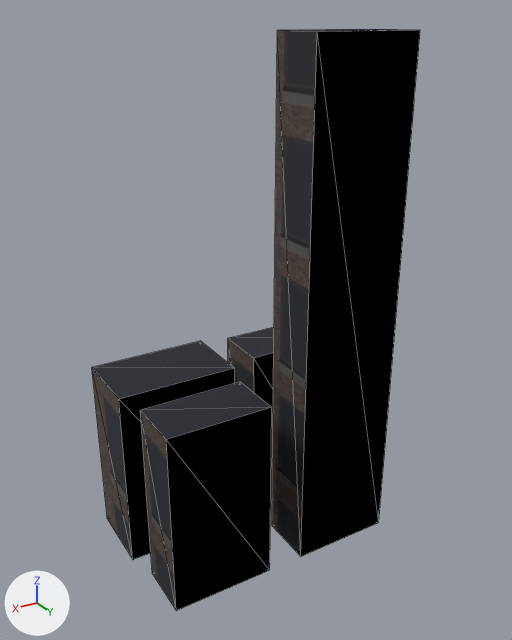
A saved change to the glTF model assets/models/city_block_12345_6_12.glb.
Both versions are drawn from a 50 mm camera at (5.07, 8.72, 8.18) aimed at (-0.1, 0.1, 3.87). The axes (+X, +Y, +Z) are drawn at lower left. The lights are the same throughout. The picture after the commit comes second. Mesh edges are drawn as thin lines. Vertices at exactly the same position are counted once.

Names of what the first picture shows: 'block_12'.
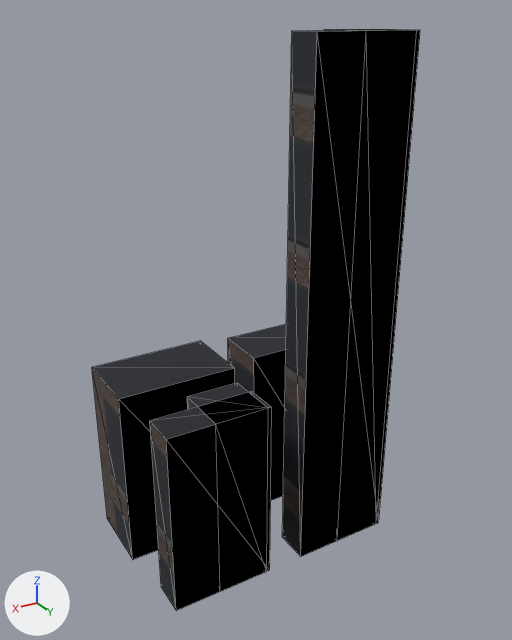
The change in detail:
me_block_12 is used by ob_block_12; location (0.0, 0.0, 0.0).
Verts and faces of me_block_12; kept vertices keep their numbers, new ones are numbered from 32.
Before the commit, vertices of me_block_12: 1 (-0.3, 0.3, 0.0) at pixel (271, 525), 2 (-1.95, 0.3, 0.0), 5 (-1.95, 0.3, 8.0) at pixel (375, 29), 6 (-0.3, 0.3, 8.0) at pixel (277, 30), 17 (1.95, 0.3, 0.0) at pixel (152, 573).
Before the commit, vertices of me_block_12: 18 (0.3, 0.3, 0.0), 21 (0.3, 0.3, 3.0) at pixel (240, 381), 22 (1.95, 0.3, 3.0) at pixel (140, 410).
me_block_12 had 32 vertices, 48 faces and spanned x -1.95..2.1, y -1.35..1.2, z 0.0..8.0.
me_block_12 now has 48 vertices, 72 faces and spans x -1.95..2.1, y -1.35..1.2, z 0.0..8.0.
me_block_12 part 1: a new loose piece, a box spanning x -1.89..-1.04, y 0.3..1.2, z 0.0..8.0, in mat_tier1 (picture img_image_0).
me_block_12 part 2: a new loose piece, a box spanning x 0.36..1.21, y 0.3..1.2, z 0.0..3.0, in mat_tier1_002 (picture img_image_0).
Part 3, on me_block_12:
Vertices 1, 2, 5, 6, 17, 18, 21, 22 move by (0.0, 0.34, 0.0).

Pixel boxes [x1, y1, x2, y2] of what changed, in the pictures (512 x 640 px; the box of a moved part takes in the faces that stretch with it):
part 1 of me_block_12, added
    after: [337, 29, 417, 541]
part 2 of me_block_12, added
    after: [187, 383, 268, 592]
part 3 of me_block_12, moved or reshaped
    before: [140, 29, 399, 610]
    after: [150, 30, 399, 610]
